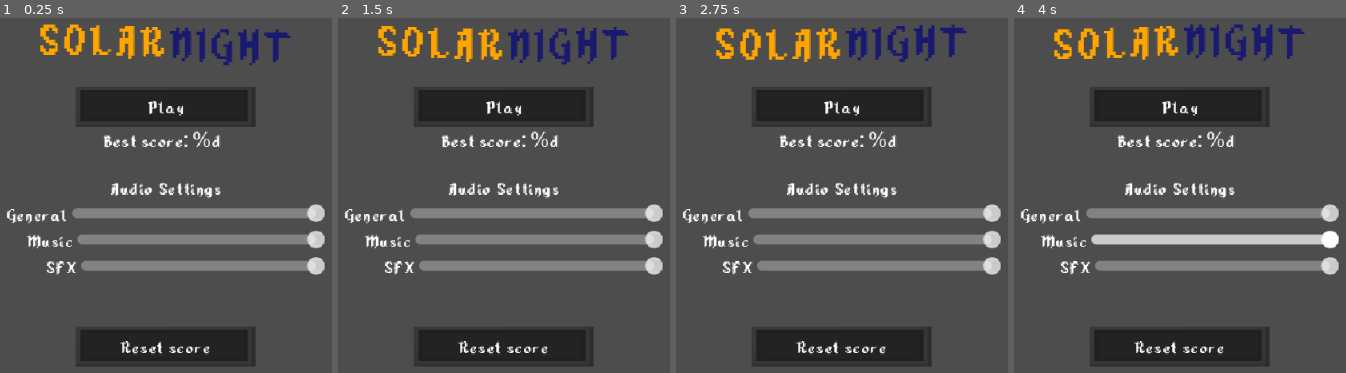
Above: before the commit, frames 1-4 (left to right).
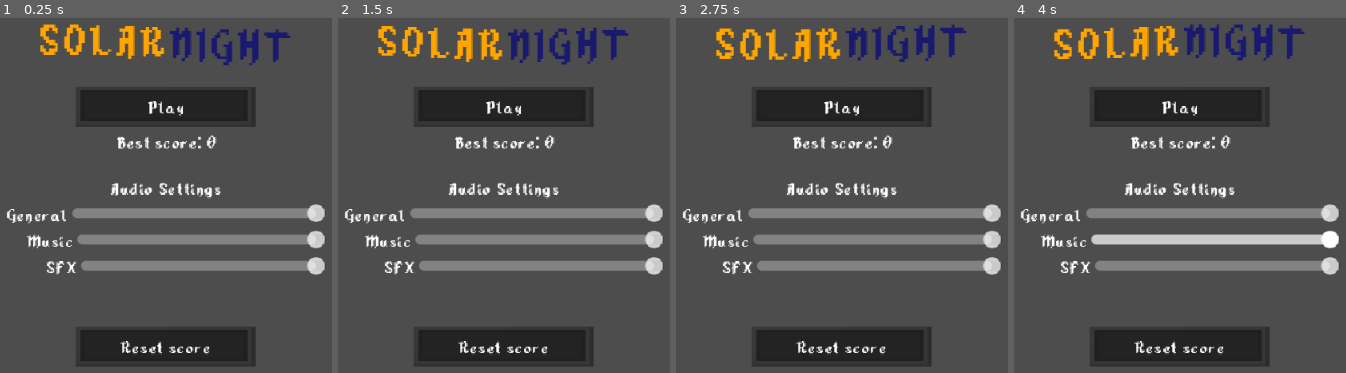
Above: after the commit, the same moments.

Repository: TrueHopolok/gj_solarnight
Game: Godot game, scene res://ui/main_menu/main_menu.tscn
Same seed, same stepped clock (60 frames per second), same inputs: the game is played once before the commit and once after it. This scene is started directly instead of the project's main scene. Sound files missing from this copy of the repository are replaced by a short silence.
Inputs (mouse positions are in pixels of both pictures, inside the frame that each line leads up to):
- Up to frame 1 (0.25 s): no input
- Up to frame 2 (1.5 s): click "Play" at 0.5 s; move the mouse to (outside the picture) at 1.27 s; hold Right mouse button (delete_building) from 1.28 s (still down)
- Up to frame 3 (2.75 s): tap Enter at 2 s; move the mouse to (682, 174) at 2.02 s; release Right mouse button (delete_building) at 2.03 s; click (682, 174) at 2.1 s
- Up to frame 4 (4 s): tap Space at 2.75 s; move the mouse to (1259, 53) at 2.77 s; tap Left (projector_ccw) at 2.85 s; tap Enter at 3.5 s; move the mouse to (1140, 241) at 3.52 s; tap Right (projector_cw) at 3.6 s

The runs differ from the first frame. In frame 1, 0.8% of the frame differs, in the area x 31-67%, y 31-37%; in frame 2, 0.8%; in frame 3, 0.8%; in frame 4, 0.8%.

Commit message:
feature: persistence

Diff:
--- a/project.godot
+++ b/project.godot
@@ -32,6 +32,7 @@
 
 Transition="*res://ui/transition/transition.tscn"
 SettingsCfg="*res://ui/settings/settings_cfg.gd"
+Persistence="*uid://ddiolhj30kuip"
 
 [debug]
 
--- a/scenes/building/sun/sun.gd
+++ b/scenes/building/sun/sun.gd
@@ -46,6 +46,7 @@
 	health -= dmg
 	if health <= 0:
 		_dead = true
+		Persistence.submit()
 		$DestroyedSFX.play()
 		$BUUUMSFX.play()
 		# TODO: gameover animation
--- a/scenes/main_game_scene/main_game_scene.gd
+++ b/scenes/main_game_scene/main_game_scene.gd
@@ -9,6 +9,7 @@
 
 
 func _ready() -> void:
+	Persistence.current_score = 0
 	GameManager.get_instance().wave_start()
 	GameManager.get_instance().wave_ended.connect(GameManager.get_instance().wave_start.unbind(1))
 
--- /dev/null
+++ b/scenes/persistence/persistence.gd
@@ -0,0 +1,41 @@
+extends Node
+
+
+var best_score: int = 0
+var current_score: int = 0
+
+
+## load score or set to default
+func _init() -> void:
+	var file: FileAccess = FileAccess.open('user://bestscore.bin', FileAccess.READ)
+	var err: Error = FileAccess.get_open_error()
+	if err != OK:
+		if err != ERR_FILE_NOT_FOUND:
+			printerr("bestscore loading error:", FileAccess.get_open_error())
+		return
+	best_score = file.get_32()
+	file.close()
+	current_score = 10
+	submit()
+
+
+## update best score if necessary
+func submit() -> void:
+	if current_score <= best_score:
+		return
+	best_score = current_score
+
+	var file: FileAccess = FileAccess.open('user://bestscore.bin', FileAccess.WRITE)
+	if FileAccess.get_open_error() != OK:
+		printerr("bestscore saving error:", FileAccess.get_open_error())
+		return
+	file.store_32(best_score)
+	file.close()
+
+
+## resets best score back to 0
+func reset() -> void:
+	best_score = -1
+	current_score = 0
+	submit()
+	Transition.reload_scene()
--- a/ui/best_score_label/best_score_label.tscn
+++ /dev/null
@@ -1,6 +0,0 @@
-[gd_scene format=3 uid="uid://dqnfh66qfcpt7"]
-
-[node name="BestScoreLabel" type="Label" unique_id=317245024]
-text = "Best score: %d"
-horizontal_alignment = 1
-vertical_alignment = 1
--- a/ui/gameover_menu/gameover_menu.tscn
+++ b/ui/gameover_menu/gameover_menu.tscn
@@ -3,6 +3,7 @@
 [ext_resource type="PackedScene" uid="uid://c4cbgi0tgwths" path="res://ui/premade_button/premade_button.tscn" id="1_rbamj"]
 [ext_resource type="AudioStream" uid="uid://bwmdx0xlackyf" path="res://audio/music/levelMusic_intense.wav" id="1_rsdiu"]
 [ext_resource type="Script" uid="uid://bnyd2oaoh74f3" path="res://ui/gameover_menu/button_restart.gd" id="2_akiq2"]
+[ext_resource type="Script" uid="uid://6ow22fqjctnb" path="res://ui/gameover_menu/score_label.gd" id="2_qqyla"]
 [ext_resource type="Script" uid="uid://bhlvakmnrbcv2" path="res://ui/gameover_menu/button_return.gd" id="3_kt1v6"]
 
 [node name="GameoverMenu" type="CanvasLayer" unique_id=628126712]
@@ -29,16 +30,16 @@
 offset_left = 176.0
 offset_top = 152.0
 offset_right = -176.0
-offset_bottom = -139.0
+offset_bottom = -159.0
 grow_horizontal = 2
 grow_vertical = 2
 size_flags_horizontal = 3
 size_flags_vertical = 3
 text = "Your score: %d
-Best score %d
-(or text saying that it is you new best score)"
+Best score %d"
 horizontal_alignment = 1
 vertical_alignment = 1
+script = ExtResource("2_qqyla")
 
 [node name="RestartButton" parent="." unique_id=1413801646 instance=ExtResource("1_rbamj")]
 offset_left = 248.0
--- /dev/null
+++ b/ui/gameover_menu/score_label.gd
@@ -0,0 +1,5 @@
+extends Label
+
+
+func _ready() -> void:
+	text = "Your score: %d\nBest score: %d" % [Persistence.current_score, Persistence.best_score]
--- /dev/null
+++ b/ui/main_menu/best_score_label.gd
@@ -0,0 +1,5 @@
+extends Label
+
+
+func _ready() -> void:
+	text = "Best score: %d" % Persistence.best_score
--- a/ui/main_menu/main_menu.tscn
+++ b/ui/main_menu/main_menu.tscn
@@ -3,11 +3,11 @@
 [ext_resource type="AudioStream" uid="uid://bdny8yr5n28j5" path="res://audio/music/menuMusic.wav" id="1_6mijq"]
 [ext_resource type="PackedScene" uid="uid://c4cbgi0tgwths" path="res://ui/premade_button/premade_button.tscn" id="1_mu8pm"]
 [ext_resource type="Script" uid="uid://djugp43tpkhni" path="res://ui/main_menu/button_play.gd" id="2_3c04x"]
+[ext_resource type="Script" uid="uid://bkgvd7qtbbm0k" path="res://ui/main_menu/best_score_label.gd" id="2_6mijq"]
 [ext_resource type="AudioStream" uid="uid://drw1cuauj8hsf" path="res://audio/sfx/ui/sound_BUUUUUMMM.wav" id="3_joh67"]
 [ext_resource type="Script" uid="uid://cbytf7ng2ntnq" path="res://ui/main_menu/button_reset_progress.gd" id="3_omy8q"]
 [ext_resource type="Script" uid="uid://vswp6l03rkdc" path="res://ui/main_menu/reset_window_dialog.gd" id="4_i5wg5"]
 [ext_resource type="PackedScene" uid="uid://i0n7cjiw24yl" path="res://ui/settings/audio_settings/audio_settings.tscn" id="6_joh67"]
-[ext_resource type="PackedScene" uid="uid://dqnfh66qfcpt7" path="res://ui/best_score_label/best_score_label.tscn" id="7_u184e"]
 
 [node name="MainMenu" type="CanvasLayer" unique_id=291949947]
 layer = 2
@@ -27,6 +27,16 @@
 horizontal_alignment = 1
 vertical_alignment = 2
 
+[node name="BestScoreLabel" type="Label" parent="." unique_id=366243123]
+offset_left = 248.0
+offset_top = 160.0
+offset_right = 392.0
+offset_bottom = 183.0
+text = "Best score: %d"
+horizontal_alignment = 1
+vertical_alignment = 1
+script = ExtResource("2_6mijq")
+
 [node name="PlayButton" parent="." unique_id=1413801646 instance=ExtResource("1_mu8pm")]
 offset_left = 248.0
 offset_top = 128.0
@@ -39,12 +49,6 @@
 
 [node name="PressSFX" parent="PlayButton" index="1" unique_id=1860650791]
 stream = ExtResource("3_joh67")
-
-[node name="BestScoreLabel" parent="." unique_id=317245024 instance=ExtResource("7_u184e")]
-offset_left = 256.0
-offset_top = 160.0
-offset_right = 376.0
-offset_bottom = 183.0
 
 [node name="AudioSettings" parent="." unique_id=455712532 instance=ExtResource("6_joh67")]
 offset_left = 192.0
--- a/ui/main_menu/reset_window_dialog.gd
+++ b/ui/main_menu/reset_window_dialog.gd
@@ -2,4 +2,4 @@
 
 
 func _ready() -> void:
-	confirmed.connect(func() -> void: print('reset_progress'))
+	confirmed.connect(Persistence.reset)
Not shown, added: scenes/persistence/persistence.gd.uid
Not shown, added: ui/gameover_menu/score_label.gd.uid
Not shown, added: ui/main_menu/best_score_label.gd.uid
